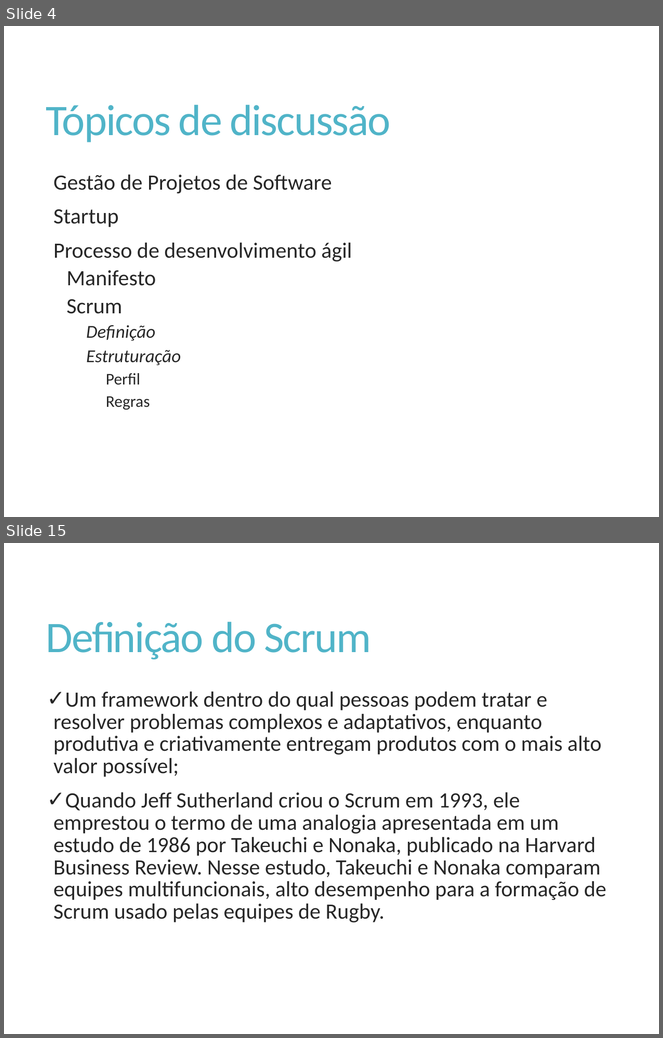
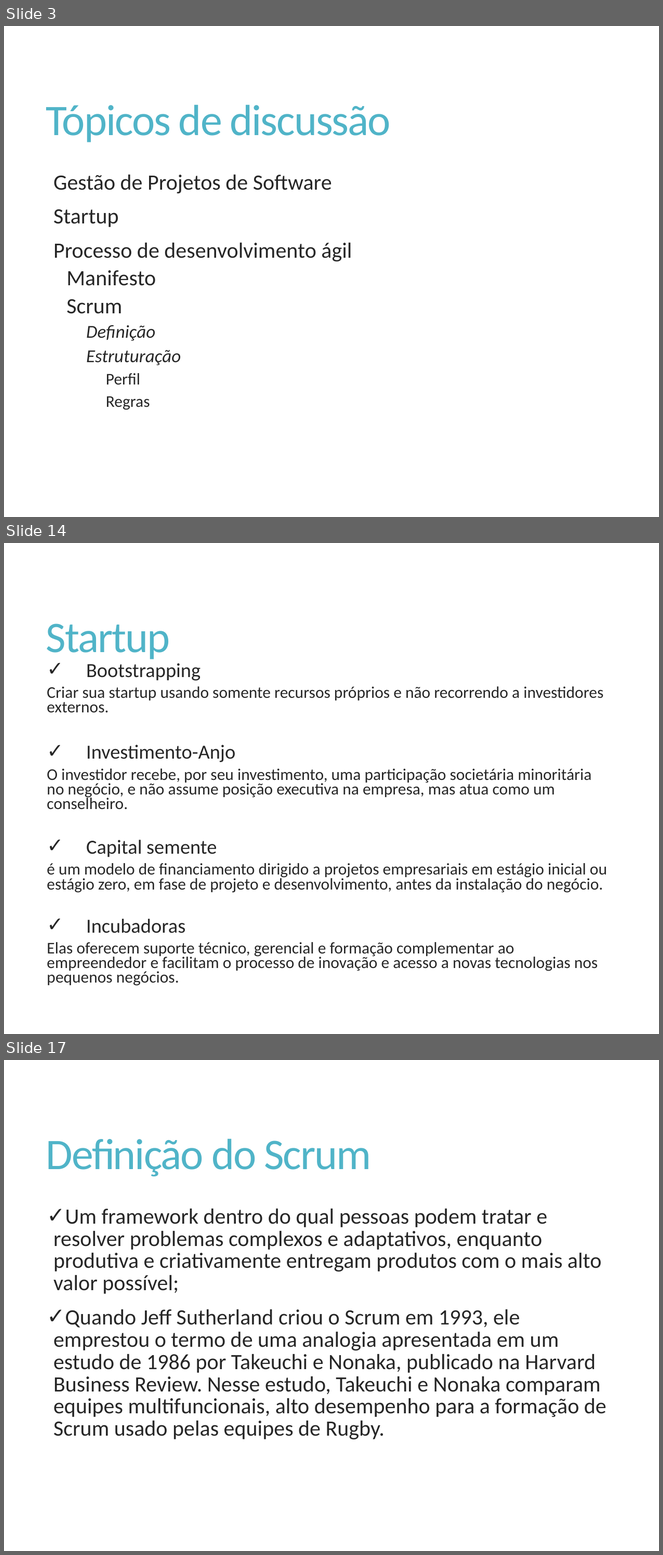
Before and after one commit to Elton-Garbin/TCC-2016, a slide deck: StartIdea/StartIdea.Docs/Apresentacao.pptx. Shown one above the other, each under a label of ours: slides 4 and 15 before the commit, slides 3, 14 and 17 after it; the slides between them are not shown. The pictures are 663x1038 and 663x1555 pixels, drawn with LibreOffice and Linux fonts; fonts in the diff are those of the drawing. Boxes give left, top, right and bottom in pixels: in the first picture for what was removed or moved away, otherwise in the second. Text is boxed around its words. In the diff, an @@ line names an element or a change of style, - is before the commit and + after.

```diff
--- a/StartIdea/StartIdea.Docs/Apresentacao.pptx
+++ b/StartIdea/StartIdea.Docs/Apresentacao.pptx
@@ slide 14 added at <box>4,543,659,1034</box>, background #FFFFFF @@
@@ title added at <box>46,624,170,659</box>, 48 pt, text #50B4C8 @@
+Startup
@@ text added at <box>47,663,607,986</box>, 18 pt, text #262626 @@
+    ✓ Bootstrapping
+      Criar sua startup usando somente recursos próprios e não recorrendo a investidores externos.
+    ✓ Investimento-Anjo
+    O investidor recebe, por seu investimento, uma participação societária minoritária no negócio, e não assume posição executiva na empresa, mas atua como um conselheiro.
+    ✓ Capital semente
+    é um modelo de financiamento dirigido a projetos empresariais em estágio inicial ou estágio zero, em fase de projeto e desenvolvimento, antes da instalação do negócio.
+    ✓ Incubadoras
+    Elas oferecem suporte técnico, gerencial e formação complementar ao empreendedor e facilitam o processo de inovação e acesso a novas tecnologias nos pequenos negócios.
@@ what was slide 4 is now slide 3 @@
@@ what was slide 15 is now slide 17 @@
```
Also in this commit, not shown: 6 slides changed, 7 other slides added, 6 slides removed.
